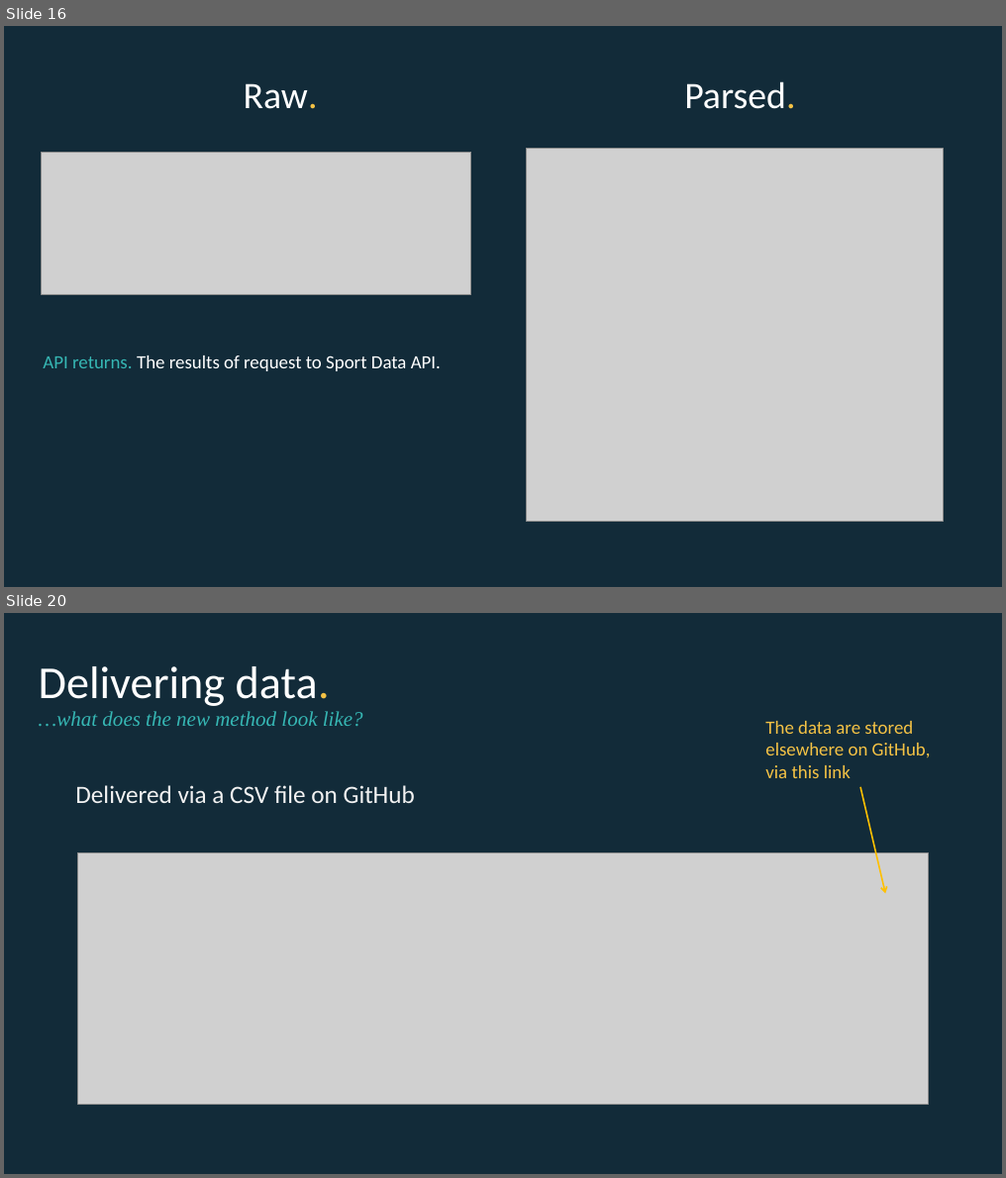
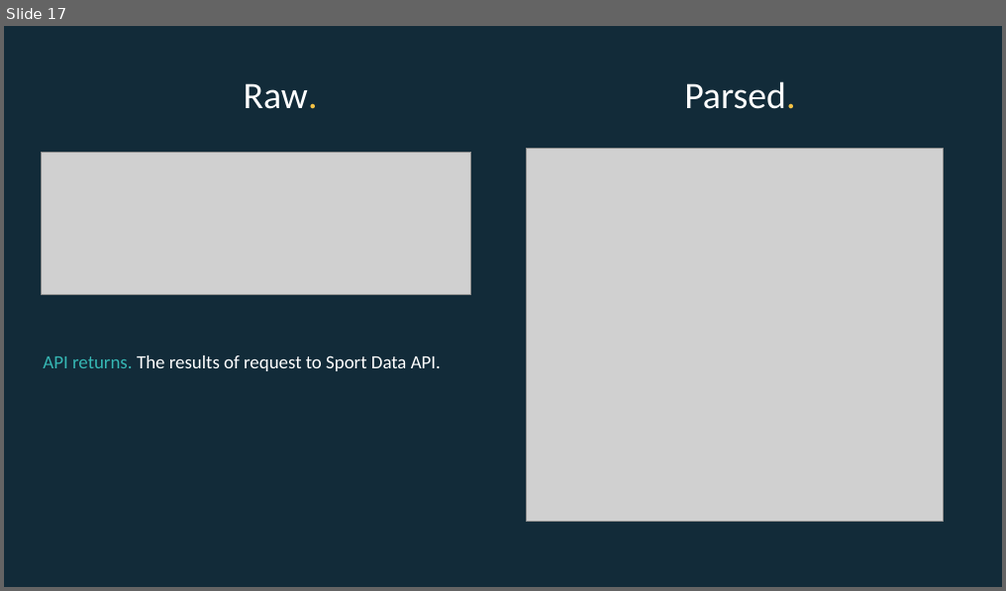
Before and after one commit to EconomicsObservatory/courses, a slide deck: 1/1_Charts_as_data.pptx. Shown one above the other, each under a label of ours: slides 16 and 20 before the commit, slide 17 after it; the slides between them are not shown. The pictures are 1006x1178 and 1006x591 pixels, drawn with LibreOffice and Linux fonts; fonts in the diff are those of the drawing; grey boxes stand for pictures. Boxes give left, top, right and bottom in pixels: in the first picture for what was removed or moved away, otherwise in the second. Text is boxed around its words. In the diff, an @@ line names an element or a change of style, - is before the commit and + after.

```diff
--- a/1/1_Charts_as_data.pptx
+++ b/1/1_Charts_as_data.pptx
@@ slide 20 removed at (4, 613, 1002, 1174), background #122B39 @@
@@ text removed at (39, 666, 363, 726) @@
-Delivering data.
-…what does the new method look like?
@@ text removed at (765, 721, 931, 778) @@
-The data are stored elsewhere on GitHub, via this link
@@ text removed at (75, 785, 415, 803) @@
-  Delivered via a CSV file on GitHub
@@ arrow removed from (860, 787) to (886, 894) @@
@@ picture removed at (78, 853, 929, 1104) @@
@@ what was slide 16 is now slide 17 @@
```
Also in this commit, not shown: 7 slides changed, 20 slides added, 5 other slides removed.
